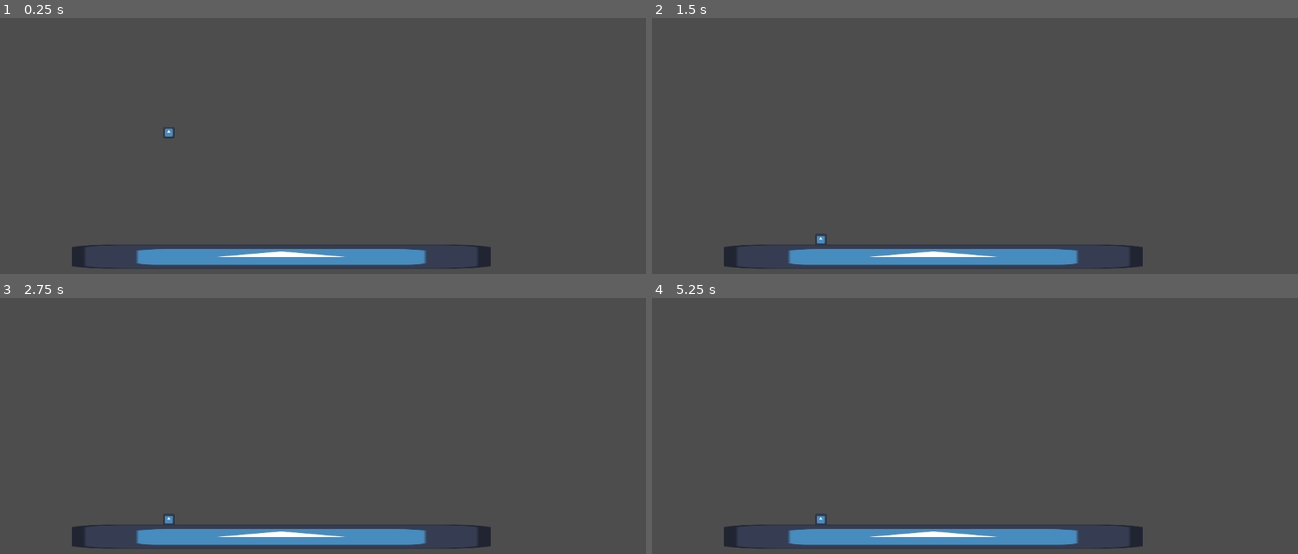
Above: before the commit, frames 1-4 (two rows, left to right).
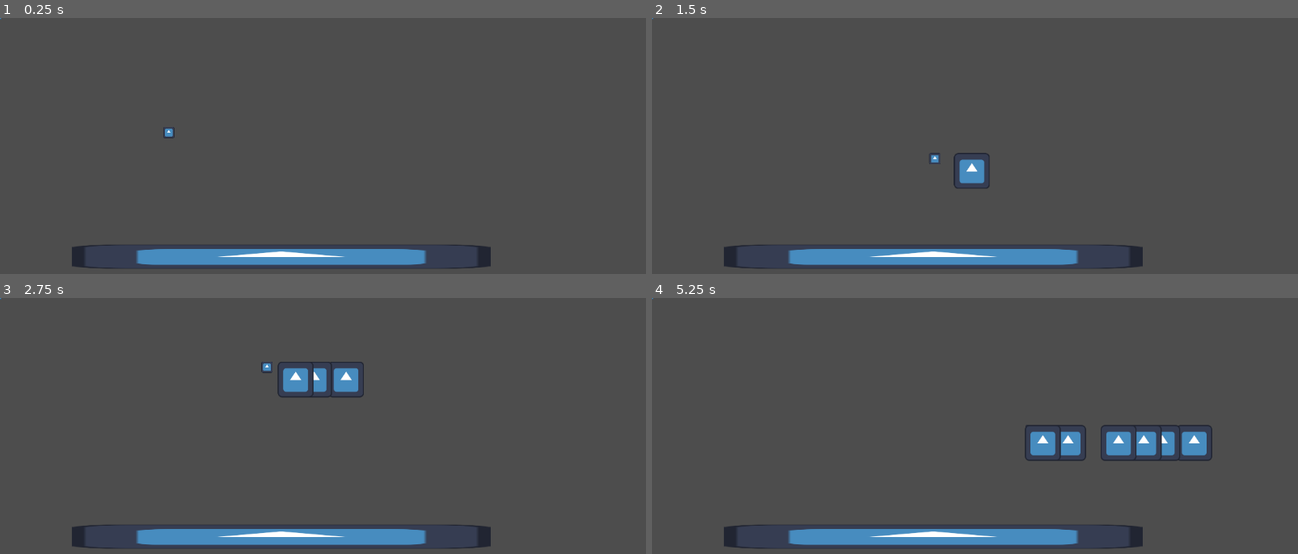
Above: after the commit, the same moments.

Repository: mathkimchi/PeddieHacks2025
Game: Godot game, scene res://Scenes/world.tscn
Same seed, same stepped clock (60 frames per second), same inputs: the game is played once before the commit and once after it. The engine's default icon, where the game draws it, is replaced by a stand-in: a white triangle on a blue panel in a dark square.
Inputs (mouse positions are in pixels of both pictures, inside the frame that each line leads up to):
- Up to frame 1 (0.25 s): no input
- Up to frame 2 (1.5 s): move the mouse to (1117, 181) at 0.52 s; hold W (ui_up, bound only after the commit) 0.53-1.28 s; hold D (ui_right, bound only after the commit) from 0.53 s (still down); click (1117, 181) at 0.6 s; move the mouse to (845, 217) at 1.27 s; tap W (ui_up, bound only after the commit) at 1.35 s
- Up to frame 3 (2.75 s): tap W (ui_up, bound only after the commit) at 1.52, 1.82 s; click (193, 497) at 1.55 s; move the mouse to (387, 400) at 2.02 s; release D (ui_right, bound only after the commit) at 2.03 s; hold A (ui_left, bound only after the commit) from 2.03 s (still down); hold W (ui_up, bound only after the commit) from 2.03 s (still down); click (387, 400) at 2.1 s
- Up to frame 4 (5.25 s): move the mouse to (942, 551) at 2.77 s; release A (ui_left, bound only after the commit) at 2.78 s; release W (ui_up, bound only after the commit) at 2.78 s; hold D (ui_right, bound only after the commit) 2.78-4.28 s; click (942, 551) at 2.85 s; tap W (ui_up, bound only after the commit) at 3.02, 3.32, 4.52, 4.82 s; move the mouse to (1168, 533) at 3.52 s; hold W (ui_up, bound only after the commit) 3.53-4.28 s; move the mouse to (781, 426) at 4.27 s; hold A (ui_left, bound only after the commit) 4.28-5.03 s; click (781, 426) at 4.35 s; move the mouse to (1007, 479) at 5.02 s; hold D (ui_right, bound only after the commit) from 5.03 s (still down); hold W (ui_up, bound only after the commit) from 5.03 s (still down); click (1007, 479) at 5.1 s

The runs differ from the first frame. In frame 1, less than 0.1% of the frame differs, in the area x 0-1%, y 0-1%; in frame 2, 0.6%; in frame 3, 1.3%; in frame 4, 2.5%, in the area x 0-87%, y 0-89%.

Commit message:
Added not working bullets so far

Diff:
--- a/Scenes/player/player.tscn
+++ b/Scenes/player/player.tscn
@@ -1,7 +1,8 @@
-[gd_scene load_steps=4 format=3 uid="uid://l7r7487qly7a"]
+[gd_scene load_steps=5 format=3 uid="uid://l7r7487qly7a"]
 
 [ext_resource type="Script" uid="uid://6ghuowgmbyj7" path="res://Scenes/player/player.gd" id="1_cvnsp"]
 [ext_resource type="Texture2D" uid="uid://3mx4150x8fiu" path="res://icon.svg" id="1_v0iea"]
+[ext_resource type="PackedScene" uid="uid://crolgigj0sjc6" path="res://Scenes/poopGun/poopGun.tscn" id="3_mxepk"]
 
 [sub_resource type="RectangleShape2D" id="RectangleShape2D_cvnsp"]
 
@@ -14,3 +15,6 @@
 
 [node name="CollisionShape2D" type="CollisionShape2D" parent="."]
 shape = SubResource("RectangleShape2D_cvnsp")
+
+[node name="PoopGun" parent="." instance=ExtResource("3_mxepk")]
+position = Vector2(14, 22)
--- a/Scenes/poopBullet/poopBullet.tscn
+++ b/Scenes/poopBullet/poopBullet.tscn
@@ -1,6 +1,19 @@
-[gd_scene load_steps=2 format=3 uid="uid://do5na1qsvv3wi"]
+[gd_scene load_steps=4 format=3 uid="uid://do5na1qsvv3wi"]
 
 [ext_resource type="Script" uid="uid://cemxvfhcxbtqv" path="res://Scenes/poopBullet/poop_bullet.gd" id="1_xbxi4"]
+[ext_resource type="Texture2D" uid="uid://3mx4150x8fiu" path="res://icon.svg" id="2_rmxqy"]
+
+[sub_resource type="RectangleShape2D" id="RectangleShape2D_36c53"]
 
 [node name="PoopBullet" type="Node2D"]
 script = ExtResource("1_xbxi4")
+
+[node name="RigidBody2D" type="RigidBody2D" parent="."]
+
+[node name="CollisionShape2D" type="CollisionShape2D" parent="RigidBody2D"]
+scale = Vector2(3, 3)
+shape = SubResource("RectangleShape2D_36c53")
+
+[node name="Icon" type="Sprite2D" parent="."]
+scale = Vector2(0.5, 0.5)
+texture = ExtResource("2_rmxqy")
--- a/Scenes/poopBullet/poop_bullet.gd
+++ b/Scenes/poopBullet/poop_bullet.gd
@@ -1 +1,4 @@
 extends Node2D
+
+func _physics_process(delta: float) -> void: #the underscore is like private
+	position.x += 1
--- a/Scenes/poopGun/poop_gun.gd
+++ b/Scenes/poopGun/poop_gun.gd
@@ -1,4 +1,12 @@
 extends Node2D
+@onready var poopBullet = preload("res://Scenes/poopBullet/poopBullet.tscn") #@ symbol modifies onready to ensure it is loaded
+var bullet #stores the temp bullet object
 
-func _physics_process(delta: float) -> void: #the underscore is like private
-	position.x += 1
+func shoot():
+	if Input.is_action_just_pressed('shoot'):
+		bullet = poopBullet.instantiate() # just assignment
+		add_child(bullet) #adds the bullet as a child
+		#THIS DOESNT WORK YET BC IT IS ATTACHED TO PLAYER AND NOT WORLD
+
+func _physics_process(delta: float) -> void:
+	shoot()
--- a/project.godot
+++ b/project.godot
@@ -15,6 +15,35 @@
 config/features=PackedStringArray("4.4", "GL Compatibility")
 config/icon="res://icon.svg"
 
+[input]
+
+ui_left={
+"deadzone": 0.5,
+"events": [Object(InputEventKey,"resource_local_to_scene":false,"resource_name":"","device":-1,"window_id":0,"alt_pressed":false,"shift_pressed":false,"ctrl_pressed":false,"meta_pressed":false,"pressed":false,"keycode":65,"physical_keycode":0,"key_label":0,"unicode":97,"location":0,"echo":false,"script":null)
+, Object(InputEventJoypadButton,"resource_local_to_scene":false,"resource_name":"","device":0,"button_index":13,"pressure":0.0,"pressed":false,"script":null)
+, Object(InputEventJoypadMotion,"resource_local_to_scene":false,"resource_name":"","device":0,"axis":0,"axis_value":-1.0,"script":null)
+]
+}
+ui_right={
+"deadzone": 0.5,
+"events": [Object(InputEventKey,"resource_local_to_scene":false,"resource_name":"","device":-1,"window_id":0,"alt_pressed":false,"shift_pressed":false,"ctrl_pressed":false,"meta_pressed":false,"pressed":false,"keycode":68,"physical_keycode":0,"key_label":0,"unicode":100,"location":0,"echo":false,"script":null)
+, Object(InputEventJoypadButton,"resource_local_to_scene":false,"resource_name":"","device":0,"button_index":14,"pressure":0.0,"pressed":false,"script":null)
+, Object(InputEventJoypadMotion,"resource_local_to_scene":false,"resource_name":"","device":0,"axis":0,"axis_value":1.0,"script":null)
+]
+}
+ui_up={
+"deadzone": 0.5,
+"events": [Object(InputEventKey,"resource_local_to_scene":false,"resource_name":"","device":-1,"window_id":0,"alt_pressed":false,"shift_pressed":false,"ctrl_pressed":false,"meta_pressed":false,"pressed":false,"keycode":87,"physical_keycode":0,"key_label":0,"unicode":119,"location":0,"echo":false,"script":null)
+, Object(InputEventJoypadButton,"resource_local_to_scene":false,"resource_name":"","device":0,"button_index":11,"pressure":0.0,"pressed":false,"script":null)
+, Object(InputEventJoypadMotion,"resource_local_to_scene":false,"resource_name":"","device":0,"axis":1,"axis_value":-1.0,"script":null)
+]
+}
+shoot={
+"deadzone": 0.2,
+"events": [Object(InputEventMouseButton,"resource_local_to_scene":false,"resource_name":"","device":-1,"window_id":0,"alt_pressed":false,"shift_pressed":false,"ctrl_pressed":false,"meta_pressed":false,"button_mask":0,"position":Vector2(0, 0),"global_position":Vector2(0, 0),"factor":1.0,"button_index":1,"canceled":false,"pressed":false,"double_click":false,"script":null)
+]
+}
+
 [rendering]
 
 renderer/rendering_method="gl_compatibility"
